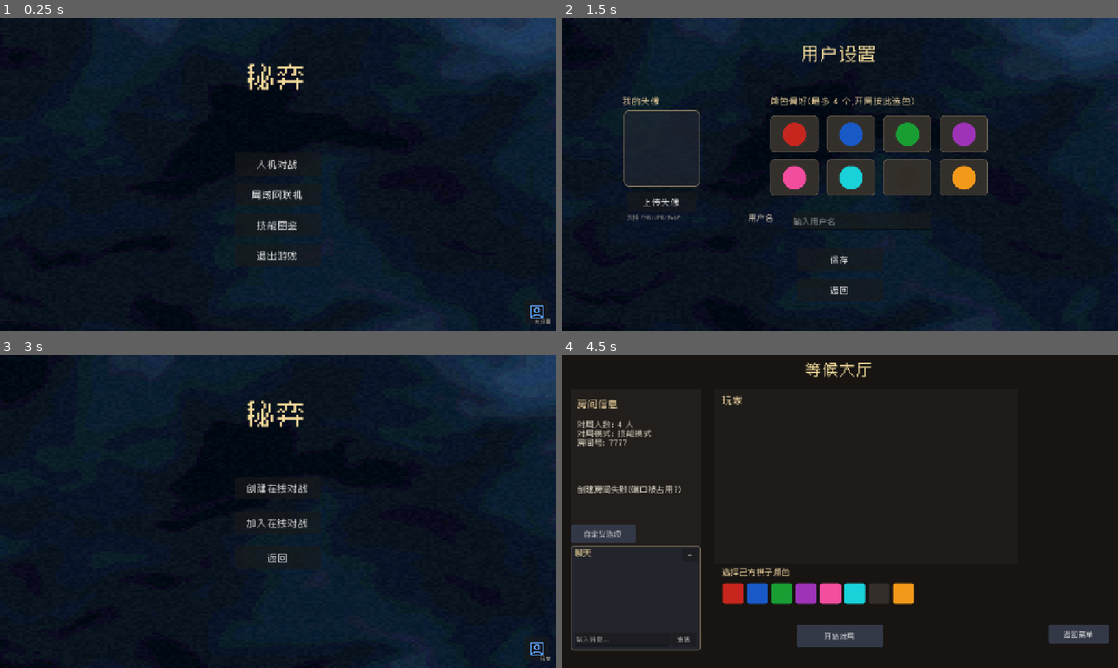
Above: before the commit, frames 1-4 (two rows, left to right).
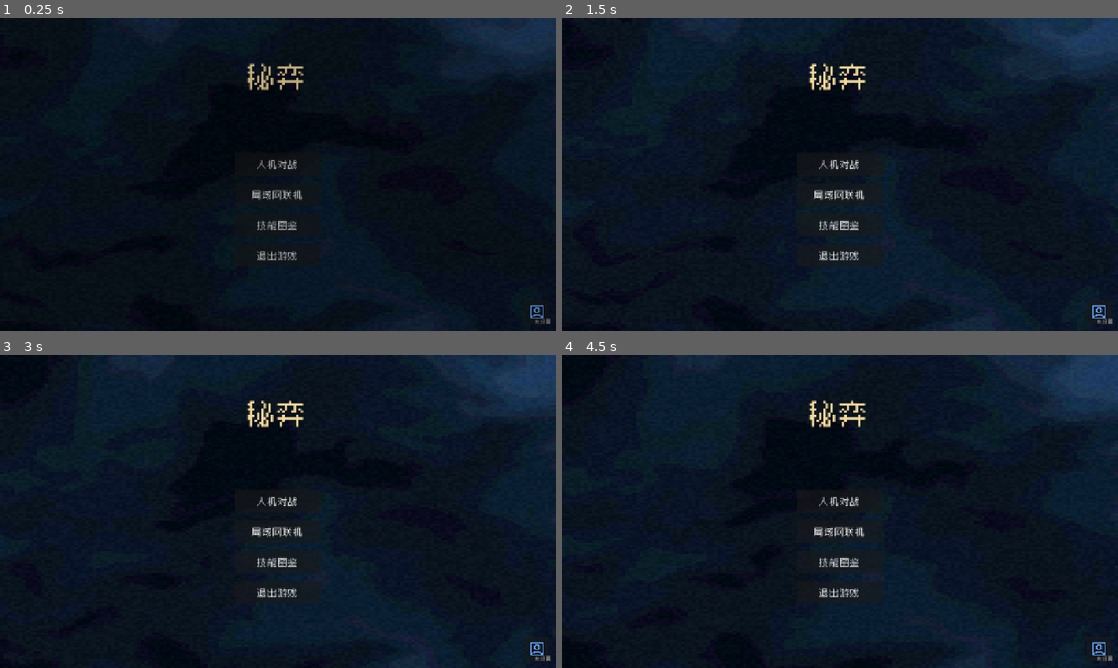
Above: after the commit, the same moments.

Repository: Lurongshika/ChessGame
Game: Godot game, scene res://scenes/main.tscn
Two runs of this game, one before a commit and one after it. Both use one fixed random seed, a clock stepped at 60 frames per second and the inputs below.
Inputs (mouse positions are in pixels of both pictures, inside the frame that each line leads up to):
- Up to frame 1 (0.25 s): no input
- Up to frame 2 (1.5 s): click "人机对战" at 0.5 s; click (1101, 312) at 1.27 s
- Up to frame 3 (3 s): click (278, 596) at 2 s, where only the run before the commit has a clickable "保存"; click "局域网联机" at 2.75 s
- Up to frame 4 (4.5 s): click (840, 486) at 3.5 s, where only the run before the commit has a clickable "创建在线对战"; click (840, 583) at 4.25 s, where only the run before the commit has a clickable "创建房间"

The runs differ from the first frame. In frame 1, 0.6% of the frame differs, in the area x 44-99%, y 14-98%; in frame 2, 10%; in frame 3, 1.1%; in frame 4, 40%, in the area x 0-100%, y 0-100%.

Commit message:
界面切换添加淡入淡出过渡

Diff:
--- a/global.gd
+++ b/global.gd
@@ -24,8 +24,57 @@
 ]
 
 
+# --- 场景过渡(淡入淡出) ---
+var _fade_layer: CanvasLayer
+var _fade_rect: ColorRect
+var _fade_alpha := 1.0
+var _fade_target := 0.0
+var _fade_speed := 3.2
+var _pending_scene := ""
+var _switching := false
+
+
 func _ready() -> void:
-	# 支持命令行参数启动(用于自动化测试):--net=host/client --ip=192.168.x.x --port=7777 --mode=pvp/ai --slot=1 --pool=normal/advanced
+	# 过渡层(最高层,常驻)
+	_fade_layer = CanvasLayer.new()
+	_fade_layer.layer = 100
+	add_child(_fade_layer)
+	_fade_rect = ColorRect.new()
+	_fade_rect.color = Color(0, 0, 0, 1)
+	_fade_rect.set_anchors_and_offsets_preset(Control.PRESET_FULL_RECT)
+	_fade_layer.add_child(_fade_rect)
+	set_process(true)
+	# 开局淡入(从黑到透明)
+	_fade_alpha = 1.0
+	_fade_target = 0.0
+
+
+func _process(delta: float) -> void:
+	if absf(_fade_alpha - _fade_target) < 0.005:
+		_fade_alpha = _fade_target
+	else:
+		_fade_alpha = move_toward(_fade_alpha, _fade_target, _fade_speed * delta)
+	_fade_rect.color.a = _fade_alpha
+	# 淡出完成且有待切换场景
+	if _switching and _fade_alpha >= 1.0 and _pending_scene != "":
+		_switching = false
+		var sc := _pending_scene
+		_pending_scene = ""
+		get_tree().change_scene_to_file(sc)
+		# 新场景就绪后淡入
+		_fade_target = 0.0
+
+
+# 带过渡的场景切换:淡出 → 切换 → 淡入
+func change_scene_with_fade(path: String) -> void:
+	if _pending_scene != "":
+		return
+	_pending_scene = path
+	_switching = true
+	_fade_target = 1.0
+
+
+# 支持命令行参数启动(用于自动化测试):--net=host/client --ip=192.168.x.x --port=7777 --mode=pvp/ai --slot=1 --pool=normal/advanced
 	for arg in OS.get_cmdline_user_args():
 		if arg.begins_with("--net="):
 			net_role = arg.trim_prefix("--net=")
--- a/scripts/game.gd
+++ b/scripts/game.gd
@@ -340,9 +340,9 @@
 	quit_btn.pressed.connect(func():
 		if Global.demo_perk != "":
 			Global.demo_perk = ""
-			get_tree().change_scene_to_file("res://scenes/manual.tscn")
+			Global.change_scene_with_fade("res://scenes/manual.tscn")
 		else:
-			get_tree().change_scene_to_file("res://scenes/main.tscn")
+			Global.change_scene_with_fade("res://scenes/main.tscn")
 	)
 	ui.add_child(quit_btn)
 
@@ -537,7 +537,7 @@
 	_build_record_panel()
 	# 返回菜单按钮
 	var quit_btn := _make_button("返回菜单", Vector2(1280 - 224 - 12, 720 - 44 - 12), Vector2(224, 44))
-	quit_btn.pressed.connect(func(): get_tree().change_scene_to_file("res://scenes/main.tscn"))
+	quit_btn.pressed.connect(func(): Global.change_scene_with_fade("res://scenes/main.tscn"))
 	ui.add_child(quit_btn)
 
 
@@ -3343,7 +3343,7 @@
 			get_tree().reload_current_scene()
 		else:
 			# 联机局:回到主菜单重新建房/加入
-			get_tree().change_scene_to_file("res://scenes/main.tscn")
+			Global.change_scene_with_fade("res://scenes/main.tscn")
 	)
 	result_root.add_child(again)
 	# 复盘本局(有走子记录时)
@@ -3355,9 +3355,9 @@
 	menu.pressed.connect(func():
 		if Global.demo_perk != "":
 			Global.demo_perk = ""
-			get_tree().change_scene_to_file("res://scenes/manual.tscn")
+			Global.change_scene_with_fade("res://scenes/manual.tscn")
 		else:
-			get_tree().change_scene_to_file("res://scenes/main.tscn")
+			Global.change_scene_with_fade("res://scenes/main.tscn")
 	)
 	result_root.add_child(menu)
 
--- a/scripts/lobby.gd
+++ b/scripts/lobby.gd
@@ -111,7 +111,7 @@
 	var back := _make_button("返回菜单", Vector2(1280 - 140 - 20, 620), Vector2(140, 44))
 	back.pressed.connect(func():
 		multiplayer.multiplayer_peer = null
-		get_tree().change_scene_to_file("res://scenes/main.tscn")
+		Global.change_scene_with_fade("res://scenes/main.tscn")
 	)
 	add_child(back)
 
@@ -564,7 +564,7 @@
 	if not game_rules.is_empty():
 		Global.game_rules = game_rules
 	# 保持连接,直接进入对局(game 复用大厅连接)
-	get_tree().change_scene_to_file("res://scenes/game.tscn")
+	Global.change_scene_with_fade("res://scenes/game.tscn")
 
 
 func _make_label(text: String, size: int, color: Color) -> Label:
--- a/scripts/main_menu.gd
+++ b/scripts/main_menu.gd
@@ -16,7 +16,7 @@
 	# 继续对局(有存档时显示)
 	if _has_any_save():
 		var btn0 := _button("继续对局", Vector2(540, 240))
-		btn0.pressed.connect(func(): get_tree().change_scene_to_file("res://scenes/slots.tscn"))
+		btn0.pressed.connect(func(): Global.change_scene_with_fade("res://scenes/slots.tscn"))
 		add_child(btn0)
 		menu_btns.append(btn0)
 
@@ -31,7 +31,7 @@
 	menu_btns.append(btn3)
 
 	var btn4 := _button("技能图鉴", Vector2(540, 450))
-	btn4.pressed.connect(func(): get_tree().change_scene_to_file("res://scenes/manual.tscn"))
+	btn4.pressed.connect(func(): Global.change_scene_with_fade("res://scenes/manual.tscn"))
 	add_child(btn4)
 	menu_btns.append(btn4)
 
@@ -51,7 +51,7 @@
 
 func _auto_enter_net() -> void:
 	# 延迟到本帧结束再切场景,避免在 _ready 中切换导致 remove_child 报错
-	get_tree().change_scene_to_file("res://scenes/game.tscn")
+	Global.change_scene_with_fade("res://scenes/game.tscn")
 
 
 func _has_user_arg(prefix: String) -> bool:
@@ -129,7 +129,7 @@
 		Global.perk_pool = "all"
 		print("创建房间: 人数=", net_players, " 模式=", net_mode, " standard_mode=", Global.standard_mode)
 		Global.net_role = "host"
-		get_tree().change_scene_to_file("res://scenes/lobby.tscn")
+		Global.change_scene_with_fade("res://scenes/lobby.tscn")
 	)
 	_add_option_button("返回", Vector2(540, 580), _show_net_options)
 
@@ -159,7 +159,7 @@
 		Global.net_role = "client"
 		var ip := ip_edit.text.strip_edges()
 		Global.server_ip = ip if not ip.is_empty() else "127.0.0.1"
-		get_tree().change_scene_to_file("res://scenes/lobby.tscn")
+		Global.change_scene_with_fade("res://scenes/lobby.tscn")
 	)
 	_add_option_button("返回", Vector2(540, 440), _show_net_options)
 
@@ -271,7 +271,7 @@
 	user_btn.icon = _current_avatar_icon(profile, user_color, 40)
 	user_btn.icon_alignment = HORIZONTAL_ALIGNMENT_CENTER
 	user_btn.tooltip_text = "用户设置"
-	user_btn.pressed.connect(func(): get_tree().change_scene_to_file("res://scenes/user.tscn"))
+	user_btn.pressed.connect(func(): Global.change_scene_with_fade("res://scenes/user.tscn"))
 	add_child(user_btn)
 
 	var uname: String = profile.get("username", "")
@@ -322,7 +322,7 @@
 	Global.load_slot = 0
 	Global.standard_mode = standard
 	Global.perk_pool = pool
-	get_tree().change_scene_to_file("res://scenes/game.tscn")
+	Global.change_scene_with_fade("res://scenes/game.tscn")
 
 
 func _has_any_save() -> bool:
--- a/scripts/manual.gd
+++ b/scripts/manual.gd
@@ -1552,7 +1552,7 @@
 	add_child(title)
 
 	var back := _make_button("返回菜单", Vector2(20, 20), Vector2(140, 42))
-	back.pressed.connect(func(): get_tree().change_scene_to_file("res://scenes/main.tscn"))
+	back.pressed.connect(func(): Global.change_scene_with_fade("res://scenes/main.tscn"))
 	add_child(back)
 
 	# 左侧技能列表
@@ -1643,7 +1643,7 @@
 	if current_id.is_empty():
 		return
 	Global.demo_perk = current_id
-	get_tree().change_scene_to_file("res://scenes/game.tscn")
+	Global.change_scene_with_fade("res://scenes/game.tscn")
 
 
 func _make_label(text: String, size: int, color: Color) -> Label:
--- a/scripts/network_menu.gd
+++ b/scripts/network_menu.gd
@@ -53,7 +53,7 @@
 	add_child(btn_join)
 
 	var btn_back := _button("返回", Vector2(540, 500))
-	btn_back.pressed.connect(func(): get_tree().change_scene_to_file("res://scenes/main.tscn"))
+	btn_back.pressed.connect(func(): Global.change_scene_with_fade("res://scenes/main.tscn"))
 	add_child(btn_back)
 
 
@@ -71,7 +71,7 @@
 func _host(port_text: String) -> void:
 	Global.port = _parse_port(port_text, Global.port)
 	Global.net_role = "host"
-	get_tree().change_scene_to_file("res://scenes/game.tscn")
+	Global.change_scene_with_fade("res://scenes/game.tscn")
 
 
 func _join(ip: String, port_text: String) -> void:
@@ -80,7 +80,7 @@
 	Global.port = _parse_port(port_text, Global.port)
 	Global.net_role = "client"
 	Global.server_ip = ip.strip_edges()
-	get_tree().change_scene_to_file("res://scenes/game.tscn")
+	Global.change_scene_with_fade("res://scenes/game.tscn")
 
 
 func _parse_port(text: String, fallback: int) -> int:
--- a/scripts/slots_menu.gd
+++ b/scripts/slots_menu.gd
@@ -19,7 +19,7 @@
 	_build_slots()
 
 	back_btn = _button("返回", Vector2(540, 500), Vector2(200, 52))
-	back_btn.pressed.connect(func(): get_tree().change_scene_to_file("res://scenes/main.tscn"))
+	back_btn.pressed.connect(func(): Global.change_scene_with_fade("res://scenes/main.tscn"))
 	add_child(back_btn)
 
 
@@ -46,7 +46,7 @@
 func _load_slot(slot: int) -> void:
 	Global.net_role = "local"
 	Global.load_slot = slot
-	get_tree().change_scene_to_file("res://scenes/game.tscn")
+	Global.change_scene_with_fade("res://scenes/game.tscn")
 
 
 func _delete_slot(slot: int) -> void:
--- a/scripts/user_menu.gd
+++ b/scripts/user_menu.gd
@@ -108,7 +108,7 @@
 	add_child(save_btn)
 
 	var back_btn := _button("返回", Vector2(540, 600), Vector2(200, 52))
-	back_btn.pressed.connect(func(): get_tree().change_scene_to_file("res://scenes/main.tscn"))
+	back_btn.pressed.connect(func(): Global.change_scene_with_fade("res://scenes/main.tscn"))
 	add_child(back_btn)
 
 	_load_profile()
@@ -183,7 +183,7 @@
 	f.store_string(JSON.stringify(data))
 	f.close()
 	# 保存后返回主菜单
-	get_tree().change_scene_to_file("res://scenes/main.tscn")
+	Global.change_scene_with_fade("res://scenes/main.tscn")
 
 
 func _load_profile() -> void:
Not shown, added: assets/sounds/arnav_geddada-ui-sound-374228.mp3.import
Not shown, added: assets/sounds/bgm.mp3.import
Not shown, added: assets/sounds/freesound_community-gameboy-pluck-41265.mp3.import
Not shown, added: assets/sounds/join_lobby.mp3.import
Not shown, added: assets/sounds/kill.mp3.import
Not shown, added: assets/sounds/move_chess.mp3.import
Not shown, added: assets/sounds/arnav_geddada-ui-sound-374228.mp3
Not shown, added: assets/sounds/bgm.mp3
Not shown, added: assets/sounds/freesound_community-gameboy-pluck-41265.mp3
Not shown, added: assets/sounds/join_lobby.mp3
Not shown, added: assets/sounds/kill.mp3
Not shown, added: assets/sounds/move_chess.mp3
